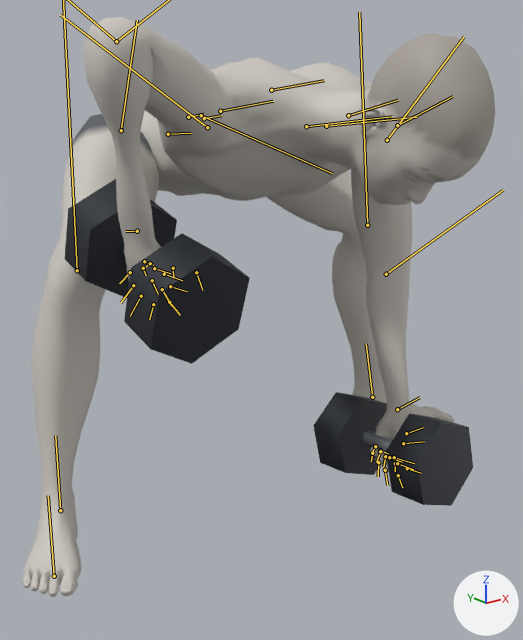
The glTF model exports/dumbbell-gorilla-row.glb: old version first, new version second.
The view is the same before and after, from a 50 mm lens placed at (-0.887, -1.181, 0.83), pointed at (-0.036, -0.118, 0.405). The axes (+X, +Y, +Z) are drawn at lower right. The lights are the same throughout. The first picture is the older version. Both versions are drawn at frame 51 of the action 'dumbbell-gorilla-row'; the numbers are the values there. The bones that change, and the others that lie on the model, are drawn over the model as lines.
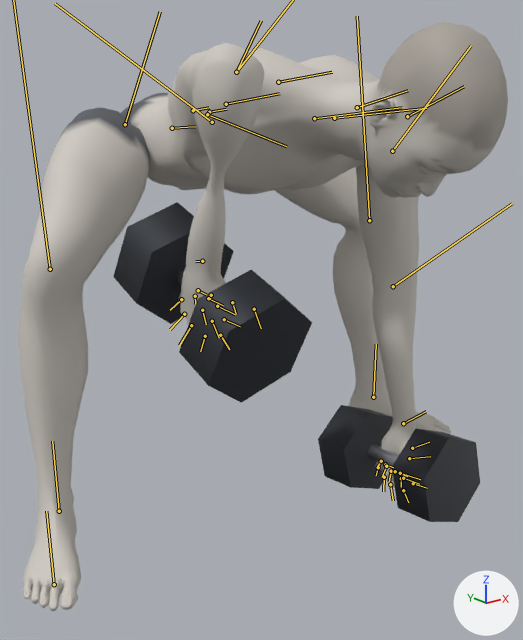
ob_dbl_right is not drawn itself; it is the parent of ob_mesh_1, ob_mesh_2, ob_mesh_3.
ob_dbr_right is not drawn itself; it is the parent of ob_mesh_4, ob_mesh_5, ob_mesh_6.

Boxes (x1, y1, x2, y2) around the edits, measured in the pictures (523 x 640 px):
'Mesh_0', posed: before (23, 17, 495, 597); after (18, 22, 508, 611)
'Mesh_5', posed: before (124, 233, 250, 364); after (179, 270, 312, 403)
'Mesh_6', posed (8% wider): before (65, 179, 177, 298); after (113, 202, 234, 324)
'Mesh_2', posed: before (386, 414, 473, 506); after (392, 429, 480, 522)
'Mesh_3', posed: before (313, 392, 387, 475); after (318, 405, 393, 489)
'Mesh_1', posed (7% wider): before (363, 431, 392, 452); after (368, 444, 399, 466)
bone 'pelvis', root to tip: before (168, 134) to (191, 133); after (172, 128) to (195, 126)
bone 'clavicle_l', root to tip: before (326, 126) to (416, 117); after (334, 118) to (426, 108)
bone 'upperarm_l', root to tip: before (387, 140) to (464, 36); after (392, 151) to (471, 45)
bone 'lowerarm_l', root to tip: before (386, 274) to (503, 190); after (393, 286) to (512, 203)
bone 'hand_l', root to tip: before (397, 409) to (419, 397); after (403, 423) to (426, 411)
bone 'clavicle_r', root to tip: before (306, 126) to (392, 116); after (314, 118) to (402, 107)
bone 'upperarm_r', root to tip: before (201, 115) to (332, 173); after (207, 114) to (286, 146)
bone 'hand_r', root to tip: before (137, 231) to (125, 231); after (202, 261) to (195, 261)
bone 'thigh_l', root to tip: before (207, 127) to (60, 15); after (212, 122) to (55, 3)
bone 'calf_l', root to tip: before (367, 225) to (359, 12); after (369, 220) to (357, 16)
bone 'foot_l', root to tip: before (372, 397) to (366, 343); after (373, 397) to (376, 344)
bone 'thigh_r', root to tip: before (121, 130) to (137, 20); after (125, 124) to (160, 11)
bone 'foot_r', root to tip: before (60, 510) to (55, 435); after (59, 511) to (52, 441)

The edits, one by one:
Bone 'pelvis' (bone_pelvis) moves from (-0.266, -0.236, 0.0) to (-0.247, -0.223, 0.0).
Bone 'clavicle_l' (bone_clavicle_l) turns from (-1, -10, 0) to (-1, -20, 0) degrees about its own x, y and z.
Bone 'upperarm_l' (bone_upperarm_l) turns from (-33, -17, 87) to (-23, -19, 85) degrees about its own x, y and z.
Bone 'lowerarm_l' (bone_lowerarm_l) turns from (1, 12, -39) to (1, 13, -40) degrees about its own x, y and z.
Bone 'hand_l' (bone_hand_l) turns from (-23, 27, 2) to (-24, 28, 3) degrees about its own x, y and z.
Bone 'clavicle_r' (bone_clavicle_r) turns from (2, -6, 0) to (2, -3, 0) degrees about its own x, y and z.
Bone 'upperarm_r' (bone_upperarm_r) turns from (-80, -17, -4) to (-113, -10, 1) degrees about its own x, y and z.
Bone 'lowerarm_r' (bone_lowerarm_r) turns from (24, 56, 79) to (16, 54, 68) degrees about its own x, y and z.
Bone 'hand_r' (bone_hand_r) turns from (-18, -111, 120) to (30, -128, 96) degrees about its own x, y and z.
Bone 'lowerarm_twist_r' (bone_lowerarm_twist_r) turns from (117, -74, -18) to (15, -114, 103) degrees about its own x, y and z.
Bone 'thigh_l' (bone_thigh_l) turns from (30, 13, 142) to (39, 26, 150) degrees about its own x, y and z.
Bone 'calf_l' (bone_calf_l) turns from (-6, 4, -50) to (-4, 4, -49) degrees about its own x, y and z.
Bone 'foot_l' (bone_foot_l) turns from (-1, -7, 5) to (6, -21, -8) degrees about its own x, y and z.
Bone 'thigh_r' (bone_thigh_r) turns from (-30, -13, 142) to (-39, -26, 150) degrees about its own x, y and z.
Bone 'calf_r' (bone_calf_r) turns from (6, -4, -50) to (4, -4, -49) degrees about its own x, y and z.
Bone 'foot_r' (bone_foot_r) turns from (1, 7, 5) to (-6, 21, -8) degrees about its own x, y and z.
